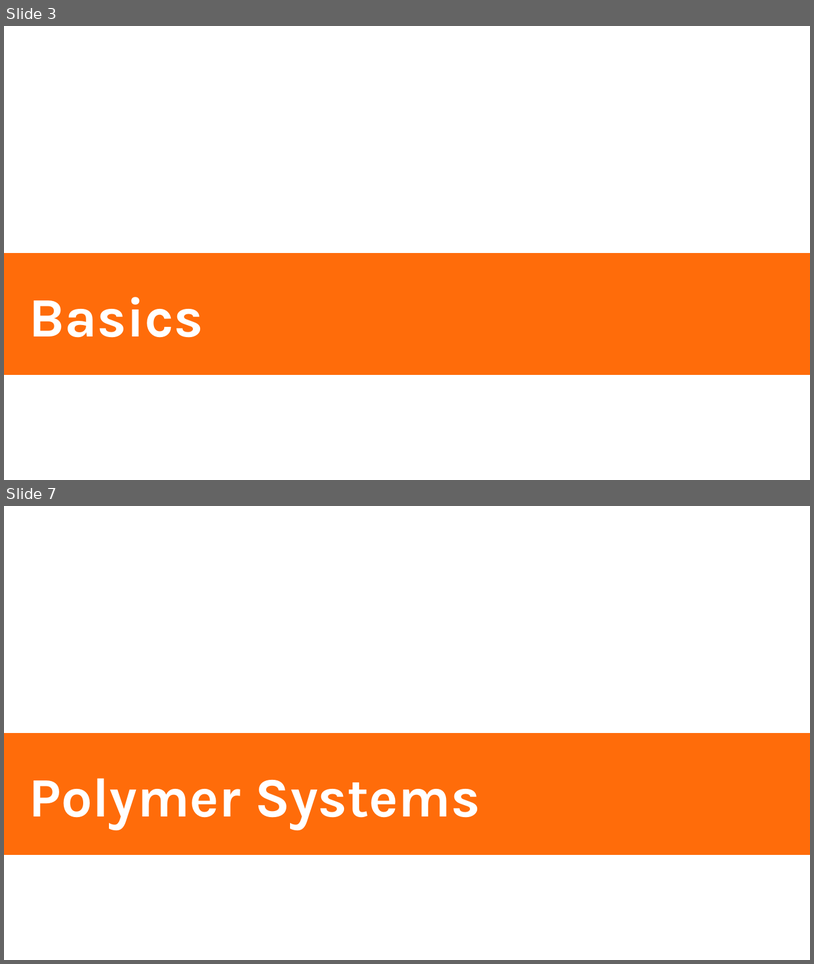
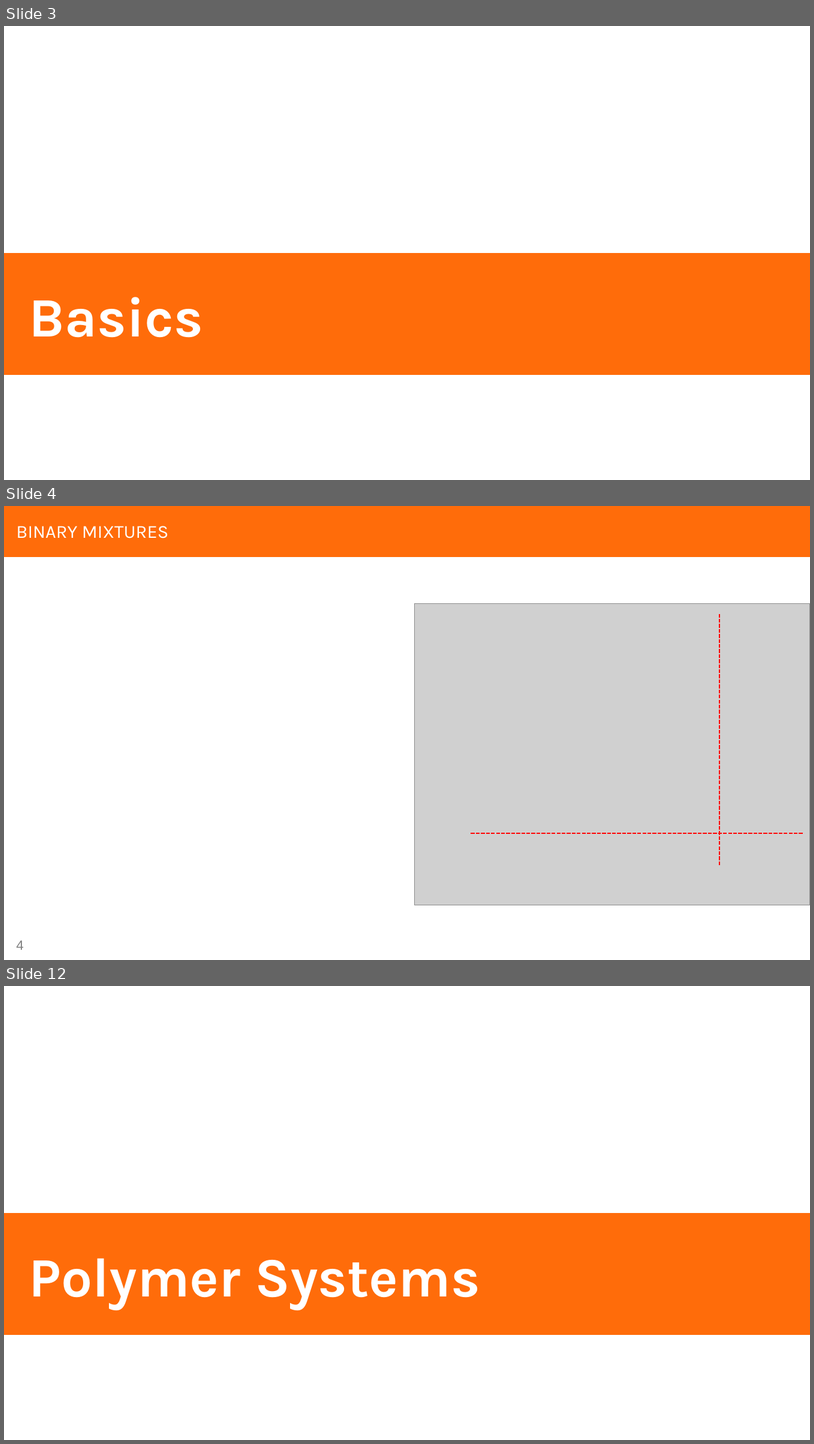
Before and after one commit to zgw-group/polymer_physics_lectures, a slide deck: clapeyron/Clapeyron_tutorial.pptx. Shown one above the other, each under a label of ours: slides 3 and 7 before the commit, slides 3, 4 and 12 after it; the slides between them are not shown. The pictures are 814x964 and 814x1444 pixels, drawn with LibreOffice and Linux fonts; fonts in the diff are those of the drawing; grey boxes stand for pictures. Boxes give left, top, right and bottom in pixels: in the first picture for what was removed or moved away, otherwise in the second. Text is boxed around its words. In the diff, an @@ line names an element or a change of style, - is before the commit and + after.

```diff
--- a/clapeyron/Clapeyron_tutorial.pptx
+++ b/clapeyron/Clapeyron_tutorial.pptx
@@ slide 4 added at (4,506,810,960), background #FFFFFF @@
@@ rectangle added at (4,506,810,557), fill #FF6C0A @@
@@ title added at (16,526,169,538), 22 pt, text #FFFFFF @@
+BINARY MIXTURES
@@ picture added at (416,603,810,904) @@
@@ line added from (720, 865) to (720, 613), #FF0000 1.5 pt dashed @@
@@ line added from (471, 832) to (804, 832), #FF0000 1.5 pt dashed @@
@@ page number added at (16,940,23,949), 16 pt, text #808080 @@
+4
@@ what was slide 7 is now slide 12 @@
```
Also in this commit, not shown: 3 slides changed, 15 other slides added, 3 slides removed.
